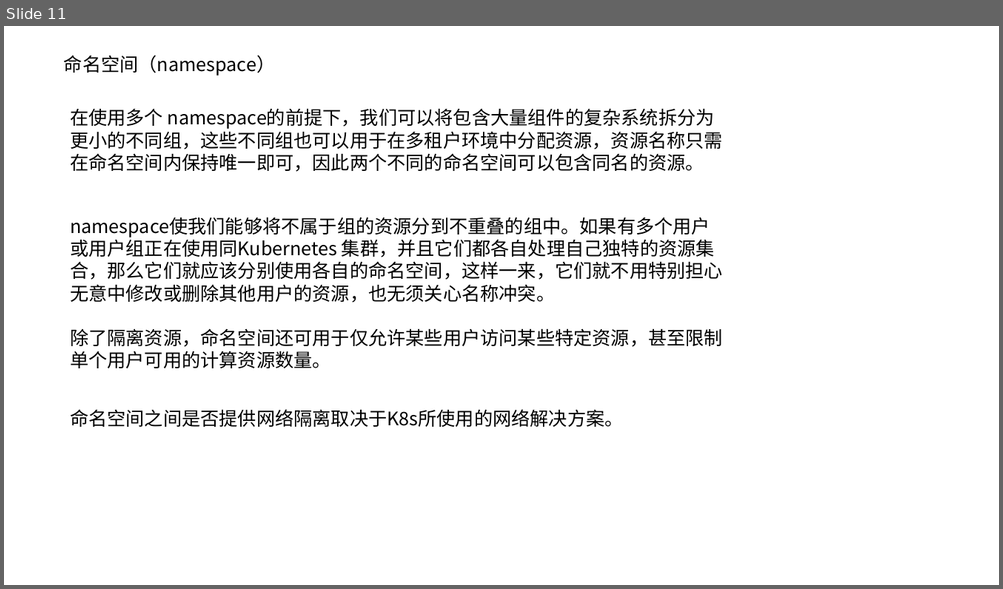
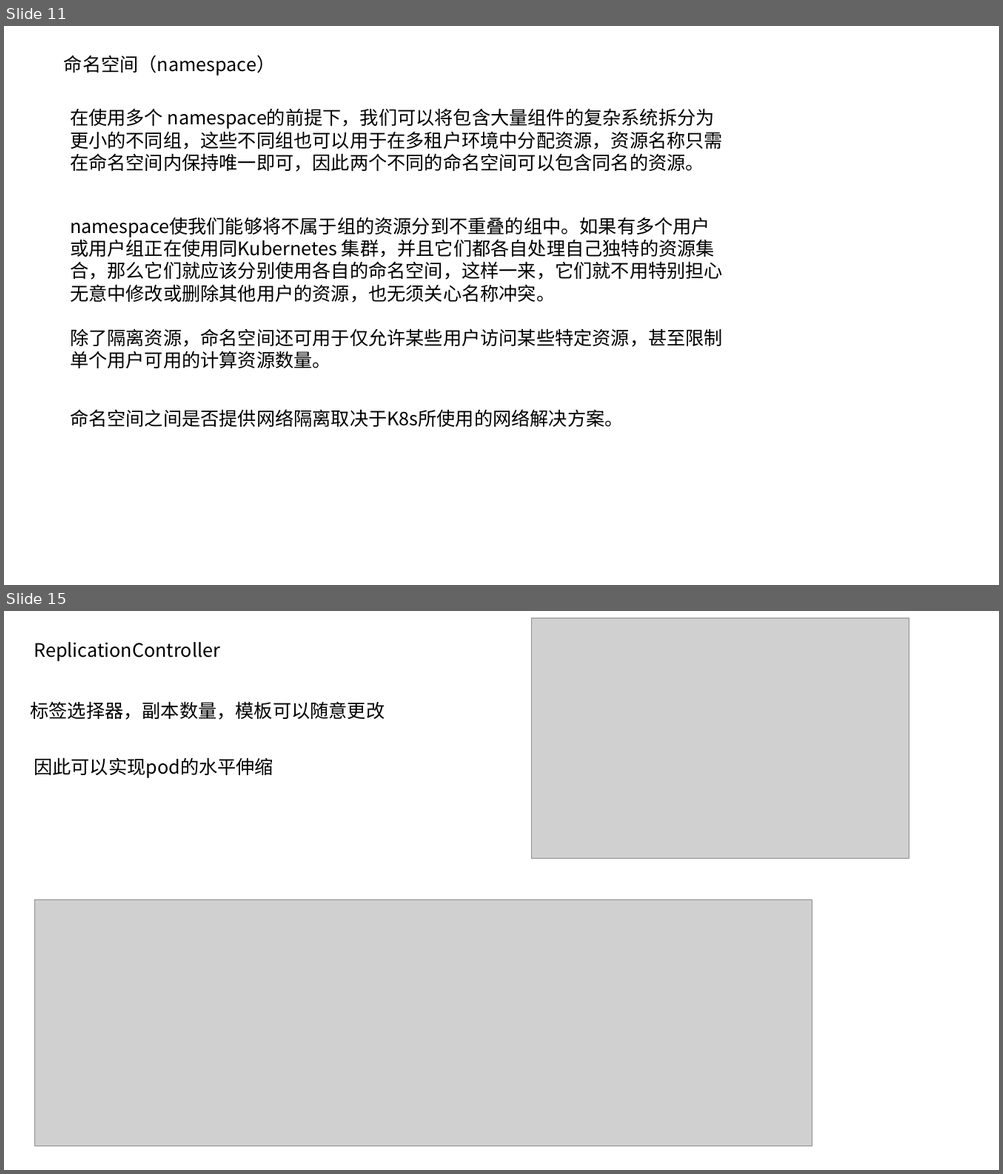
Before and after one commit to lc120798654/lclclclc, a slide deck: k8s.pptx. Shown one above the other, each under a label of ours: slide 11 before the commit, slides 11 and 15 after it; the slides between them are not shown. The pictures are 1003x589 and 1003x1174 pixels, drawn with LibreOffice and Linux fonts; fonts in the diff are those of the drawing; grey boxes stand for pictures. Boxes give left, top, right and bottom in pixels: in the first picture for what was removed or moved away, otherwise in the second. Text is boxed around its words. In the diff, an @@ line names an element or a change of style, - is before the commit and + after.

```diff
--- a/k8s.pptx
+++ b/k8s.pptx
@@ slide 15 added at (4,611,999,1170), background #FFFFFF @@
@@ picture added at (532,618,910,859) @@
@@ text added at (34,642,220,661), 18 pt, text #000000 @@
+ReplicationController
@@ text added at (30,701,384,720), 18 pt, text #000000 @@
+标签选择器，副本数量，模板可以随意更改
@@ text added at (34,758,273,778), 18 pt, text #000000 @@
+因此可以实现pod的水平伸缩
@@ picture added at (34,900,812,1146) @@
```
Also in this commit, not shown: 1 slide changed, 5 other slides added.
